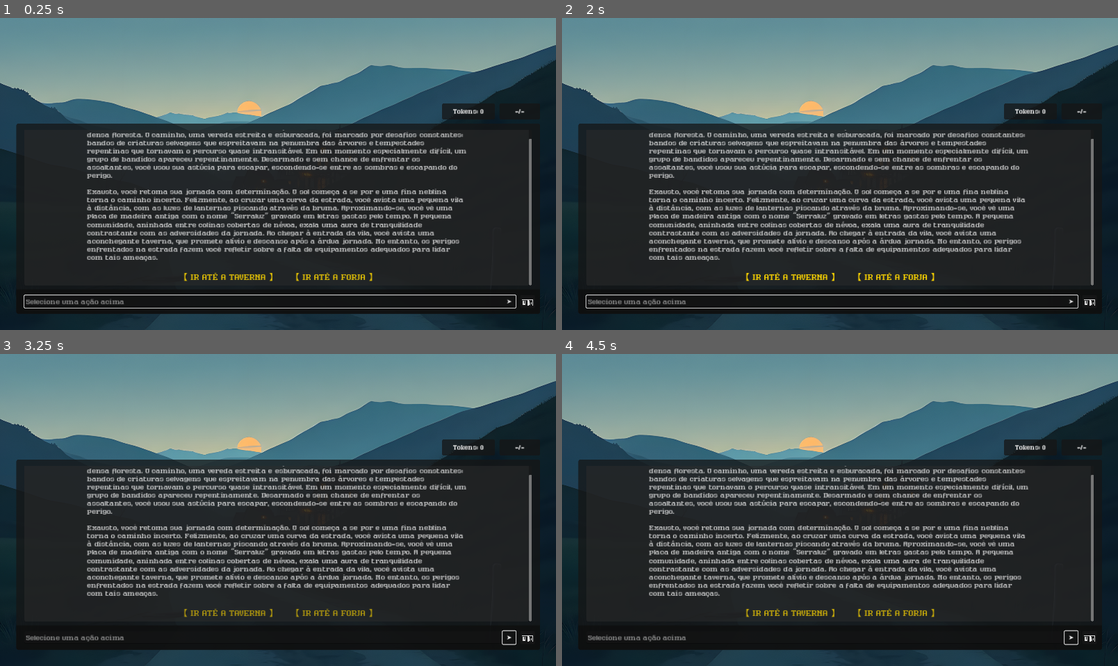
Above: before the commit, frames 1-4 (two rows, left to right).
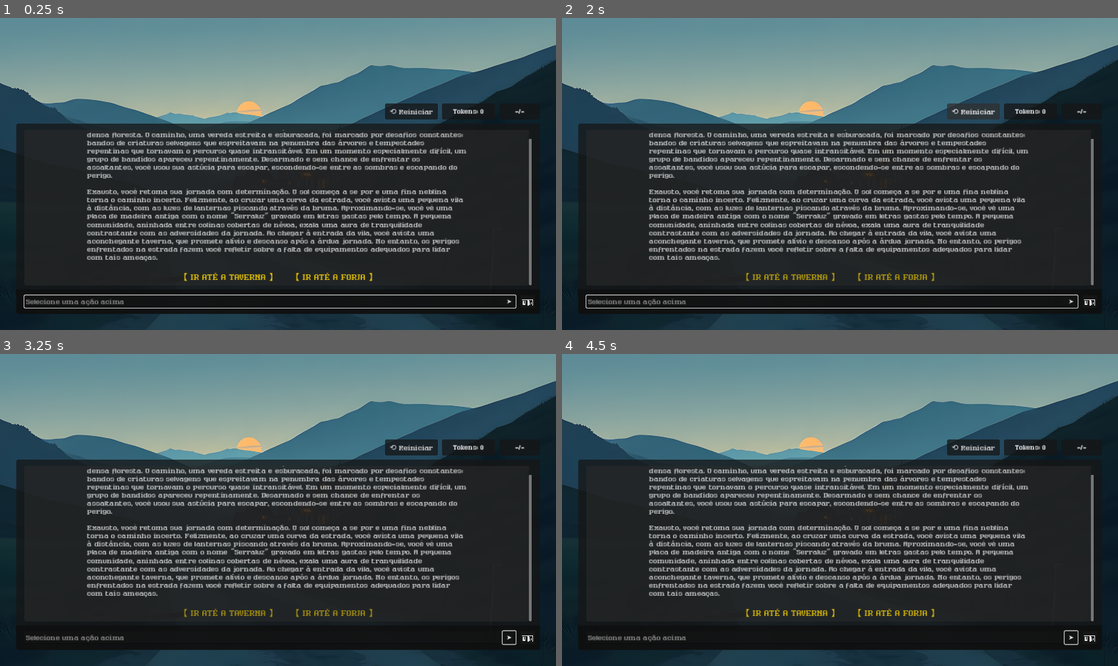
Above: after the commit, the same moments.

Repository: kelbg/serraluz
Game: Godot game, scene res://main.tscn
Two runs of this game, one before a commit and one after it. Both use one fixed random seed, a clock stepped at 60 frames per second and the inputs below. The engine's default icon, where the game draws it, is replaced by a stand-in: a white triangle on a blue panel in a dark square. Sound files missing from this copy of the repository are replaced by a short silence.
Inputs (mouse positions are in pixels of both pictures, inside the frame that each line leads up to):
- Up to frame 1 (0.25 s): no input
- Up to frame 2 (2 s): click (973, 111) at 0.5 s, where only the run after the commit has a clickable "⟲ Reiniciar"; click (973, 111) at 1.25 s, where only the run after the commit has a clickable "⟲ Reiniciar"
- Up to frame 3 (3.25 s): click (411, 447) at 2 s, where only the run after the commit has a clickable "⟲ Reiniciar"; click "➤" at 2.75 s
- Up to frame 4 (4.5 s): click "🗑️" at 3.5 s; click "➤" at 4.25 s

The runs differ from the first frame. In frame 1, 0.5% of the frame differs, in the area x 69-79%, y 27-33%; in frame 2, 0.8%, in the area x 33-79%, y 27-85%; in frame 3, 0.5%; in frame 4, 0.5%.
Error in both runs: Trying to return value of type "Nil" from a function whose return type is "String". (res://scripts/GameController.gd:66)

Commit message:
add reset button

Diff:
--- a/main.tscn
+++ b/main.tscn
@@ -11,6 +11,39 @@
 [ext_resource type="PackedScene" uid="uid://b6urc3lubjr4k" path="res://components/system_message_container.tscn" id="7_7rqwm"]
 [ext_resource type="FontFile" uid="uid://gc62kgbwdw2" path="res://fonts/RulerGold.ttf" id="8_vtrk3"]
 
+[sub_resource type="StyleBoxFlat" id="StyleBoxFlat_cdahu"]
+content_margin_left = 0.0
+content_margin_top = 0.0
+content_margin_right = 0.0
+content_margin_bottom = 0.0
+bg_color = Color(0.0862745, 0.0862745, 0.0862745, 0.752941)
+corner_radius_top_left = 5
+corner_radius_top_right = 5
+corner_radius_bottom_right = 5
+corner_radius_bottom_left = 5
+
+[sub_resource type="StyleBoxFlat" id="StyleBoxFlat_4v1mh"]
+content_margin_left = 0.0
+content_margin_top = 0.0
+content_margin_right = 0.0
+content_margin_bottom = 0.0
+bg_color = Color(0.18359, 0.18359, 0.18359, 0.752941)
+corner_radius_top_left = 5
+corner_radius_top_right = 5
+corner_radius_bottom_right = 5
+corner_radius_bottom_left = 5
+
+[sub_resource type="StyleBoxFlat" id="StyleBoxFlat_bd514"]
+content_margin_left = 0.0
+content_margin_top = 0.0
+content_margin_right = 0.0
+content_margin_bottom = 0.0
+bg_color = Color(0.0338533, 0.0338533, 0.0338533, 0.752941)
+corner_radius_top_left = 5
+corner_radius_top_right = 5
+corner_radius_bottom_right = 5
+corner_radius_bottom_left = 5
+
 [sub_resource type="StyleBoxFlat" id="StyleBoxFlat_mial8"]
 content_margin_left = 0.0
 content_margin_top = 0.0
@@ -89,6 +122,19 @@
 texture = ExtResource("3_hjjay")
 expand_mode = 3
 stretch_mode = 6
+
+[node name="ResetButton" type="Button" parent="UI"]
+layout_mode = 0
+offset_left = 946.0
+offset_top = 210.0
+offset_right = 1076.0
+offset_bottom = 250.0
+theme_override_fonts/font = ExtResource("8_vtrk3")
+theme_override_font_sizes/font_size = 20
+theme_override_styles/normal = SubResource("StyleBoxFlat_cdahu")
+theme_override_styles/hover = SubResource("StyleBoxFlat_4v1mh")
+theme_override_styles/pressed = SubResource("StyleBoxFlat_bd514")
+text = "⟲ Reiniciar"
 
 [node name="ResponseLengthContainer" type="PanelContainer" parent="UI"]
 layout_mode = 0
@@ -271,6 +317,7 @@
 [connection signal="text_stream_data_received" from="GameController" to="UI/ChatPanel" method="_on_text_stream_data_received"]
 [connection signal="text_stream_finished" from="GameController" to="UI/ChatPanel" method="_on_text_stream_finished"]
 [connection signal="text_stream_started" from="GameController" to="UI/ChatPanel" method="_on_text_stream_started"]
+[connection signal="pressed" from="UI/ResetButton" to="UI/ChatPanel" method="_on_reset_button_pressed"]
 [connection signal="player_message_submitted" from="UI/ChatPanel" to="GameController" method="_on_player_message_submitted"]
 [connection signal="typing_char_added" from="UI/ChatPanel" to="UI/ChatPanel" method="_on_typing_char_added"]
 [connection signal="typing_finished" from="UI/ChatPanel" to="UI/ChatPanel" method="_on_typing_finished"]
--- a/scripts/ChatController.gd
+++ b/scripts/ChatController.gd
@@ -269,3 +269,8 @@
 			start_new_chat(character)
 		else:
 			print("Personagem '%s' não encontrado." % action.target)
+
+
+# Acionado quando o botão de resetar o chat for pressionado
+func _on_reset_button_pressed() -> void:
+	get_tree().reload_current_scene()
Not shown: 1 places in main.tscn that only renumber resources
